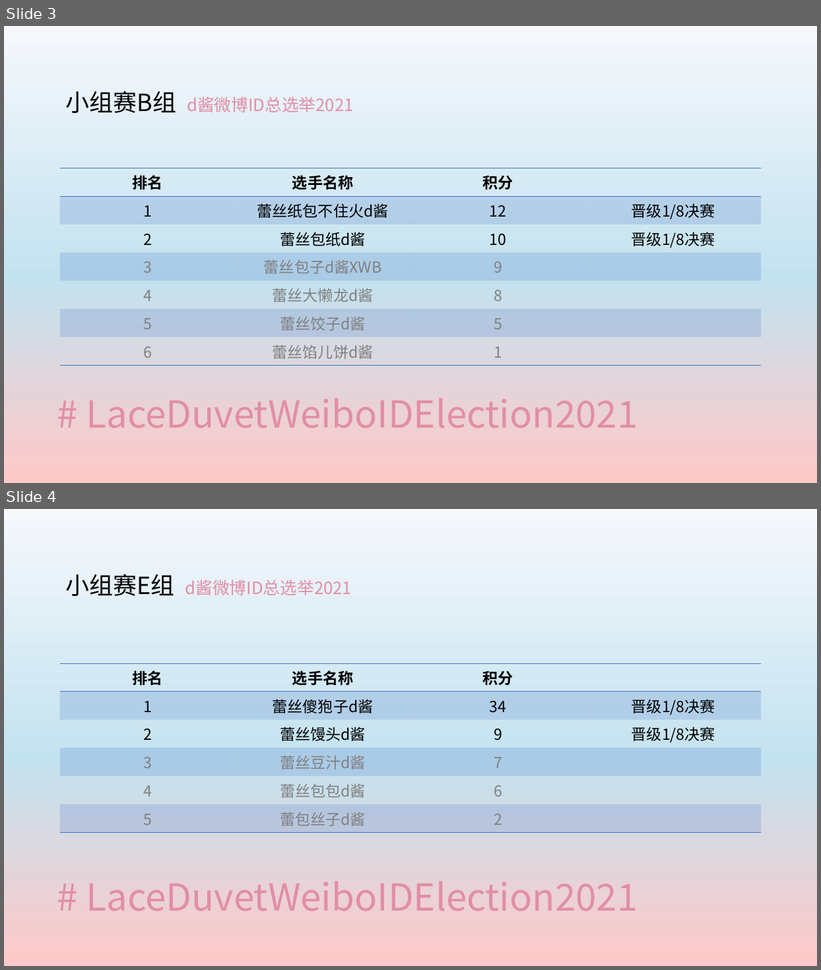
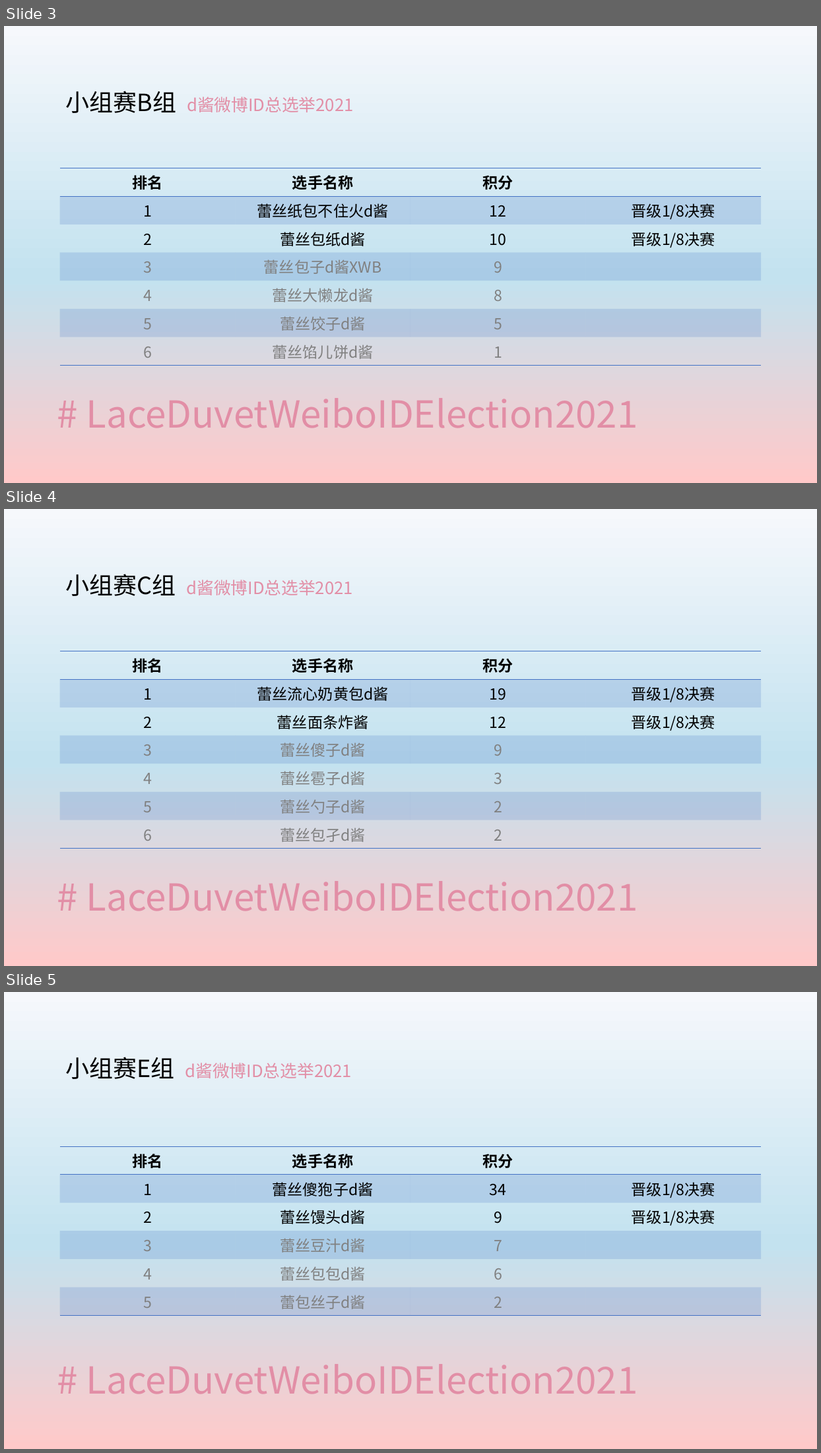
Before and after one commit to yyyeying/LaceDuvetWeiboIDElection2021, a slide deck: documents/race_profile/result_board.pptx. Shown one above the other, each under a label of ours: slides 3 and 4 before the commit, slides 3, 4 and 5 after it. The pictures are 821x970 and 821x1453 pixels, drawn with LibreOffice and Linux fonts; fonts in the diff are those of the drawing. Boxes give left, top, right and bottom in pixels: in the first picture for what was removed or moved away, otherwise in the second. Text is boxed around its words. In the diff, an @@ line names an element or a change of style, - is before the commit and + after.

```diff
--- a/documents/race_profile/result_board.pptx
+++ b/documents/race_profile/result_board.pptx
@@ slide 4 added at (4,509,817,966), background gradient #F6F8FC to #C3E2EF to #FFC9C9 @@
@@ text added at (66,574,353,596), 20 pt, text #E28EA6 @@
+小组赛C组 d酱微博ID总选举2021
@@ table added at (60,651,763,845), 7 rows, 4 columns @@
+排名 | 选手名称 | 积分 | 
+1 | 蕾丝流心奶黄包d酱 | 19 | 晋级1/8决赛
+2 | 蕾丝面条炸酱 | 12 | 晋级1/8决赛
+3 | 蕾丝傻子d酱 | 9 | 
+4 | 蕾丝雹子d酱 | 3 | 
+5 | 蕾丝勺子d酱 | 2 | 
+6 | 蕾丝包孑d酱 | 2 | 
@@ title added at (86,881,638,912), 44 pt, text #E28EA6 @@
+# LaceDuvetWeiboIDElection2021
@@ what was slide 4 is now slide 5 @@
```
Also in this commit, not shown: 2 slides changed, 2 other slides added, 17 other files.
